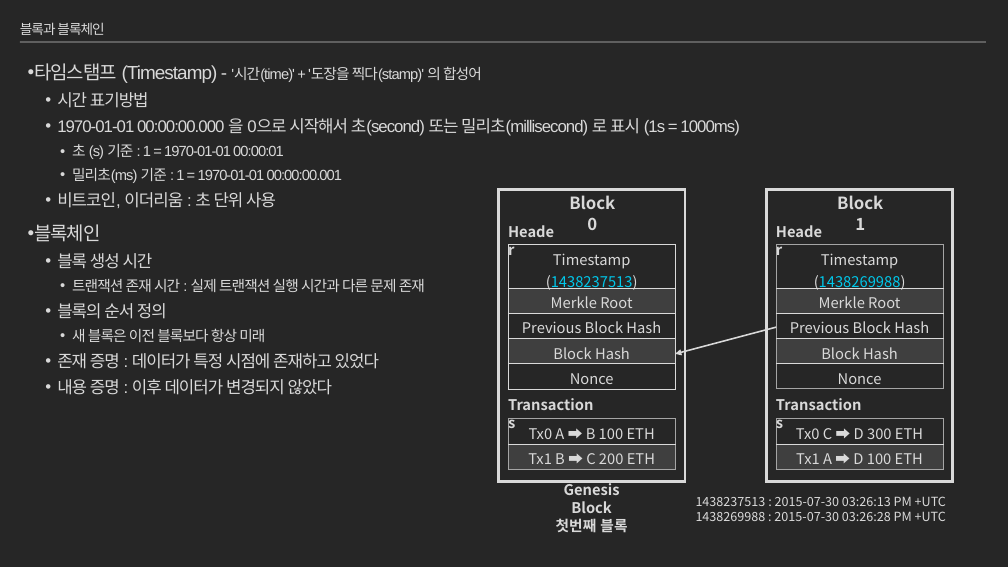
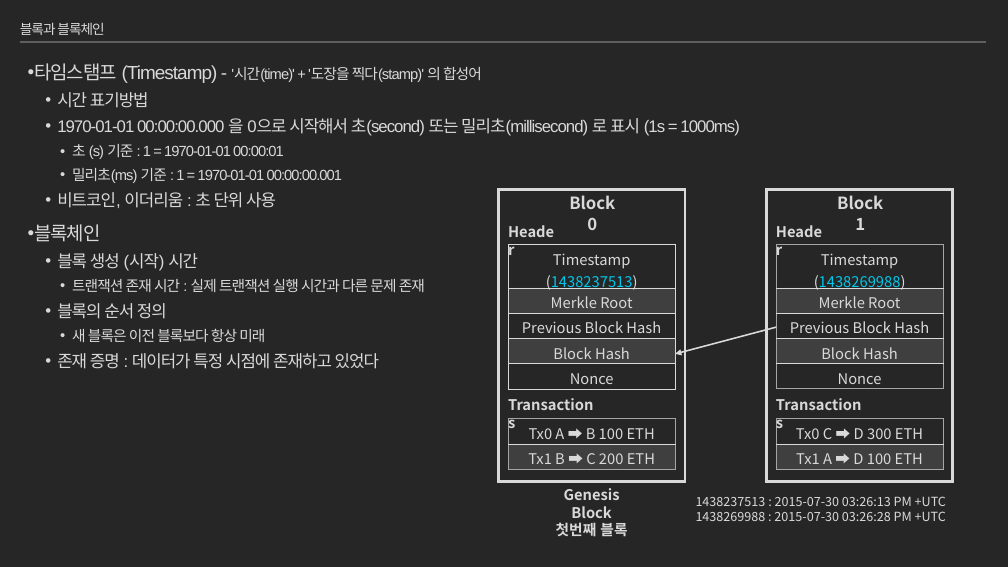
Before and after one commit to moss0801/blockchain-doc, a slide deck: slide 33 of General/Blockchain Part1.pptx (slide 32 before the commit). Drawn at 1008x567 pixels with LibreOffice and Linux fonts; fonts in the diff are those of the drawing. Boxes give left, top, right and bottom in pixels: in the first picture for what was removed or moved away, otherwise in the second. Text is boxed around its words. In the diff, an @@ line names an element or a change of style, - is before the commit and + after.

Commit message:
Blockchain Part1 'DTL', 'block height, depth, confirmation', 'bgp (ing)'

```diff
--- a/General/Blockchain Part1.pptx
+++ b/General/Blockchain Part1.pptx
@@ text at box(57, 253, 198, 271): text changed @@
-  • 블록 생성 시간
+  • 블록 생성 (시작) 시간
@@ text at box(57, 379, 332, 395): paragraph removed @@
-  • 내용 증명 : 이후 데이터가 변경되지 않았다
@@ text "Genesis Block": place and size @@
-text "Genesis Block" at box(556, 481, 627, 533)
+text "Genesis Block" at box(556, 488, 627, 537)
```
Also in this commit, not shown: 9 other slides changed, 5 slides added, 5 slides removed.
